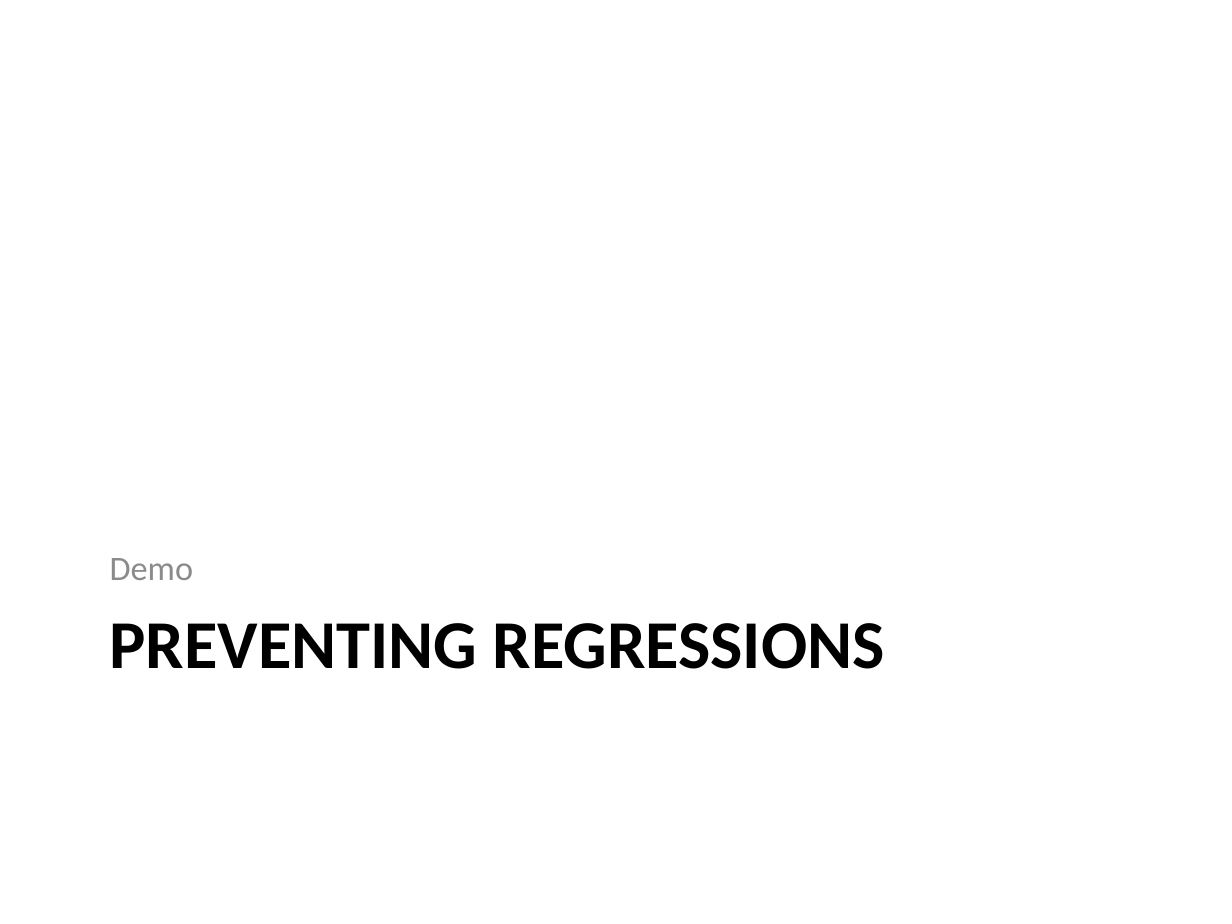
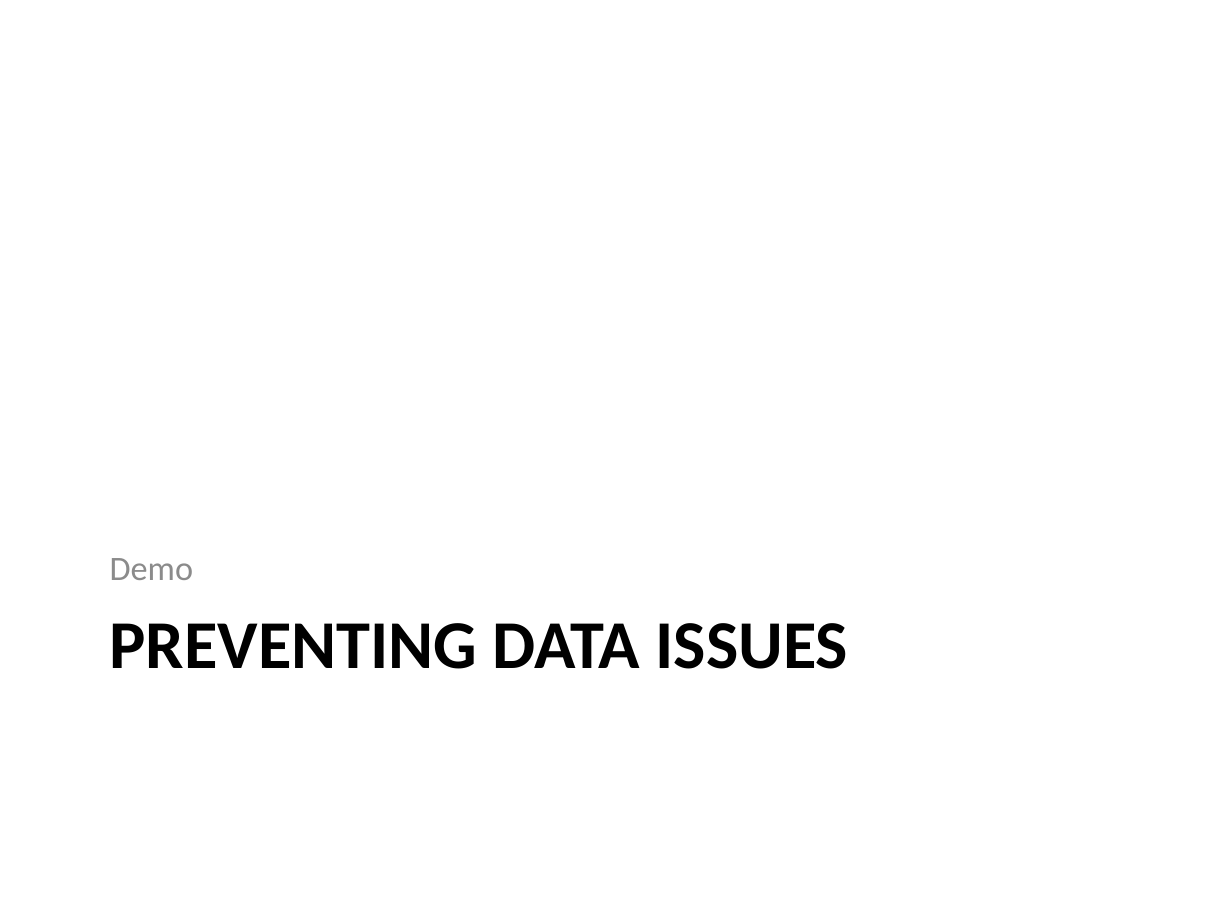
Before and after one commit to way0utwest/UnitTestingTSQL, a slide deck: slide 23 of UnitTestingTSQL.pptx (slide 19 before the commit). Drawn at 1232x924 pixels with LibreOffice and Linux fonts; fonts in the diff are those of the drawing. Boxes give left, top, right and bottom in pixels: in the first picture for what was removed or moved away, otherwise in the second. Text is boxed around its words. In the diff, an @@ line names an element or a change of style, - is before the commit and + after.

```diff
--- a/UnitTestingTSQL.pptx
+++ b/UnitTestingTSQL.pptx
@@ title at box(110, 623, 848, 669): text changed @@
-PREVENTING REGRESSIONS
+PREVENTING DATA ISSUES
```
Also in this commit, not shown: 4 other slides changed, 6 slides added, 2 slides removed, 5 other files.
